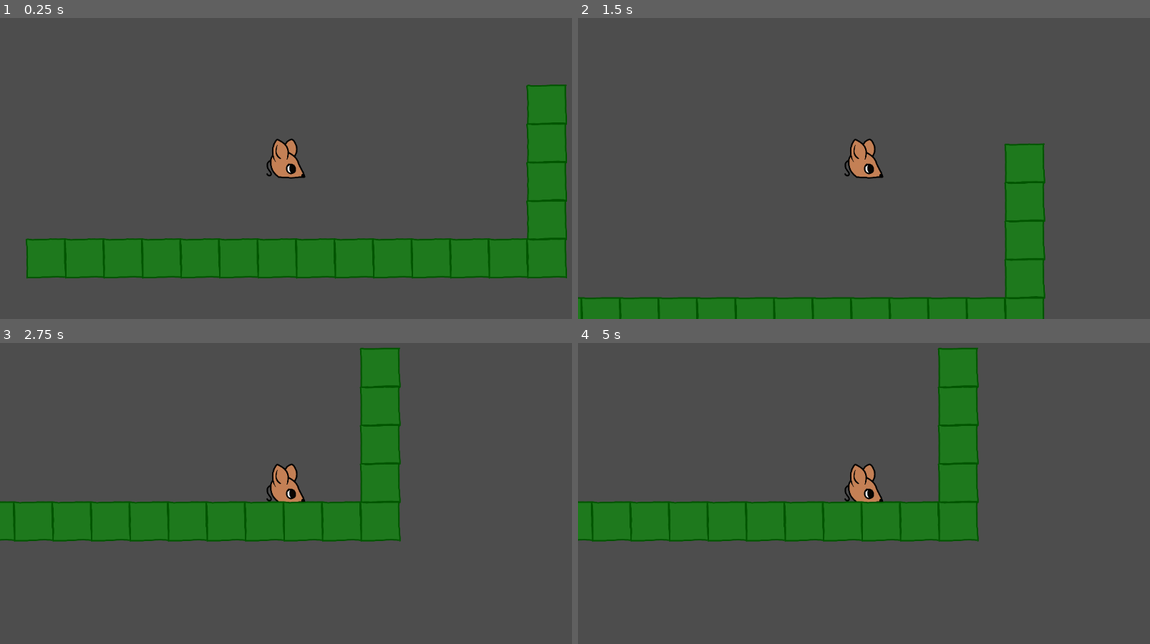
Above: before the commit, frames 1-4 (two rows, left to right).
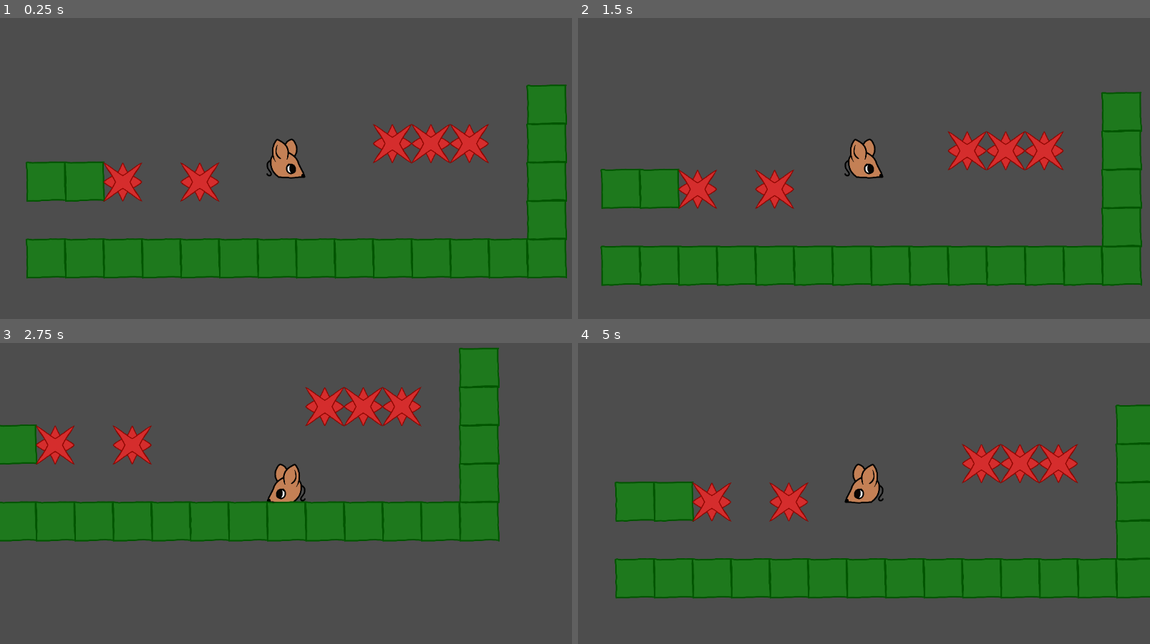
Above: after the commit, the same moments.

Repository: yourname3/jf_f24
Game: Godot game, scene res://level.tscn
The game is run twice, just before and just after one commit, with the same random seed, the same clock (stepped at 60 frames per second) and the same inputs. Before the commit the project has no main scene; this scene is started directly in both runs.
Inputs:
- Up to frame 1 (0.25 s): no input
- Up to frame 2 (1.5 s): hold D (player_right) from 0.53 s (still down); tap Z (player_jump) at 0.77 s
- Up to frame 3 (2.75 s): tap Z (player_jump) at 1.52 s; release D (player_right) at 2.03 s; hold A (player_left) from 2.03 s (still down)
- Up to frame 4 (5 s): release A (player_left) at 2.78 s; hold D (player_right) 2.78-4.28 s; tap Z (player_jump) at 3.02, 3.77, 4.52 s; hold A (player_left) from 4.28 s (still down)

The runs differ from the first frame. In frame 1, 4.4% of the frame differs, in the area x 4-86%, y 35-62%; in frame 2, 28%; in frame 3, 14%; in frame 4, 31%, in the area x 0-100%, y 1-86%.

Commit message:
Implement basic spikes

Diff:
--- a/level.tscn
+++ b/level.tscn
@@ -1,7 +1,8 @@
-[gd_scene load_steps=5 format=3 uid="uid://2umuaphrp4cm"]
+[gd_scene load_steps=7 format=3 uid="uid://2umuaphrp4cm"]
 
 [ext_resource type="PackedScene" uid="uid://bh0t3hy5ivsas" path="res://player/player.tscn" id="1_cowt7"]
 [ext_resource type="Texture2D" uid="uid://bgmcj6c8rga28" path="res://tiles/grass.png" id="2_d1xmb"]
+[ext_resource type="Texture2D" uid="uid://b4kl1rwx8bk6n" path="res://tiles/spike.png" id="3_5lhue"]
 
 [sub_resource type="TileSetAtlasSource" id="TileSetAtlasSource_8782s"]
 texture = ExtResource("2_d1xmb")
@@ -9,10 +10,19 @@
 0:0/0 = 0
 0:0/0/physics_layer_0/polygon_0/points = PackedVector2Array(-128, -128, 128, -128, 128, 128, -128, 128)
 
+[sub_resource type="TileSetAtlasSource" id="TileSetAtlasSource_yqwfn"]
+texture = ExtResource("3_5lhue")
+texture_region_size = Vector2i(288, 288)
+0:0/0 = 0
+0:0/0/physics_layer_1/polygon_0/points = PackedVector2Array(-128, -128, 128, -128, 128, 128, -128, 128)
+
 [sub_resource type="TileSet" id="TileSet_no3vj"]
 tile_size = Vector2i(256, 256)
 physics_layer_0/collision_layer = 1
+physics_layer_1/collision_layer = 2
+physics_layer_1/collision_mask = 2
 sources/0 = SubResource("TileSetAtlasSource_8782s")
+sources/1 = SubResource("TileSetAtlasSource_yqwfn")
 
 [node name="Node2D" type="Node2D"]
 
@@ -25,4 +35,4 @@
 [node name="TileMap" type="TileMap" parent="."]
 tile_set = SubResource("TileSet_no3vj")
 format = 2
-layer_0/tile_data = PackedInt32Array(65533, 0, 0, 65534, 0,  …(226 unchanged characters)… 0, 65519, 0, 0, 65518, 0, 0, 65517, 0, 0)
+layer_0/tile_data = PackedInt32Array(65533, 0, 0, 65534, 0,  …(226 unchanged characters)… 0, 65519, 0, 0, 65518, 0, 0, 65517, 0, 0, -196604, 1, 0, -196605, 1, 0, -196606, 1, 0, -65541, 1, 0, -65539, 1, 0, -65542, 0, 0, -65543, 0, 0)
--- a/player/player.gd
+++ b/player/player.gd
@@ -4,6 +4,7 @@
 const SPEED = 256.0 * 6
 const JUMP_VELOCITY = -2000.0
 
+@onready var sprite = $Sprite
 
 func _physics_process(delta):
 	# Add the gravity.
@@ -14,8 +15,7 @@
 	if Input.is_action_just_pressed("player_jump") and is_on_floor():
 		velocity.y = JUMP_VELOCITY
 
-	# Get the input direction and handle the movement/deceleration.
-	# As good practice, you should replace UI actions with custom gameplay actions.
+	# Horizontal acceleration
 	var direction = Input.get_axis("player_left", "player_right")
 	var target_speed = direction * SPEED
 	var accel = H_ACCEL
@@ -23,4 +23,15 @@
 		accel *= 2
 	velocity.x = move_toward(velocity.x, target_speed, accel * delta)
 
+	if abs(velocity.x) > SPEED * 0.03:
+		$Sprite.scale.x = sign(velocity.x)
+
 	move_and_slide()
+
+func die():
+	#get_tree().change_scene_to_packed(get_tree().current_scene)
+	get_tree().reload_current_scene()
+
+func _on_hazard_body_entered(body):
+	# Player dies.
+	die()
--- a/player/player.tscn
+++ b/player/player.tscn
@@ -6,11 +6,23 @@
 [sub_resource type="RectangleShape2D" id="RectangleShape2D_40l7b"]
 size = Vector2(256, 256)
 
+[sub_resource type="RectangleShape2D" id="RectangleShape2D_cye7k"]
+size = Vector2(252, 252)
+
 [node name="Player" type="CharacterBody2D"]
 script = ExtResource("1_y7vb8")
 
-[node name="Sprite2D" type="Sprite2D" parent="."]
+[node name="Sprite" type="Sprite2D" parent="."]
 texture = ExtResource("2_hpc42")
 
 [node name="CollisionShape2D" type="CollisionShape2D" parent="."]
 shape = SubResource("RectangleShape2D_40l7b")
+
+[node name="Hazard" type="Area2D" parent="."]
+collision_layer = 2
+collision_mask = 2
+
+[node name="HazardCollision" type="CollisionShape2D" parent="Hazard"]
+shape = SubResource("RectangleShape2D_cye7k")
+
+[connection signal="body_entered" from="Hazard" to="." method="_on_hazard_body_entered"]
--- a/project.godot
+++ b/project.godot
@@ -11,6 +11,7 @@
 [application]
 
 config/name="jf_f24"
+run/main_scene="res://level.tscn"
 config/features=PackedStringArray("4.3", "GL Compatibility")
 config/icon="res://icon.svg"
 
@@ -45,6 +46,11 @@
 ]
 }
 
+[layer_names]
+
+2d_physics/layer_1="Ground"
+2d_physics/layer_2="Player_Hazard"
+
 [physics]
 
 2d/default_gravity=2508.8
Not shown: 1 places in player/player.tscn that only renumber resources
Binary file added: tiles/spike.png
Not shown, added: tiles/spike.png.import
Not shown, added: tiles/spike.kra
Not shown, added: tiles/spike.kra~
